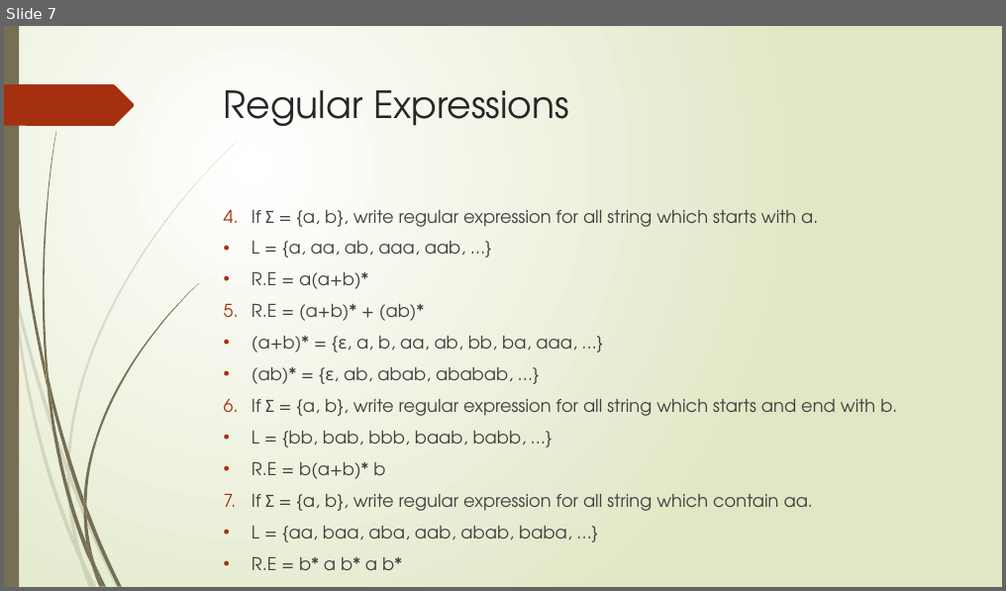
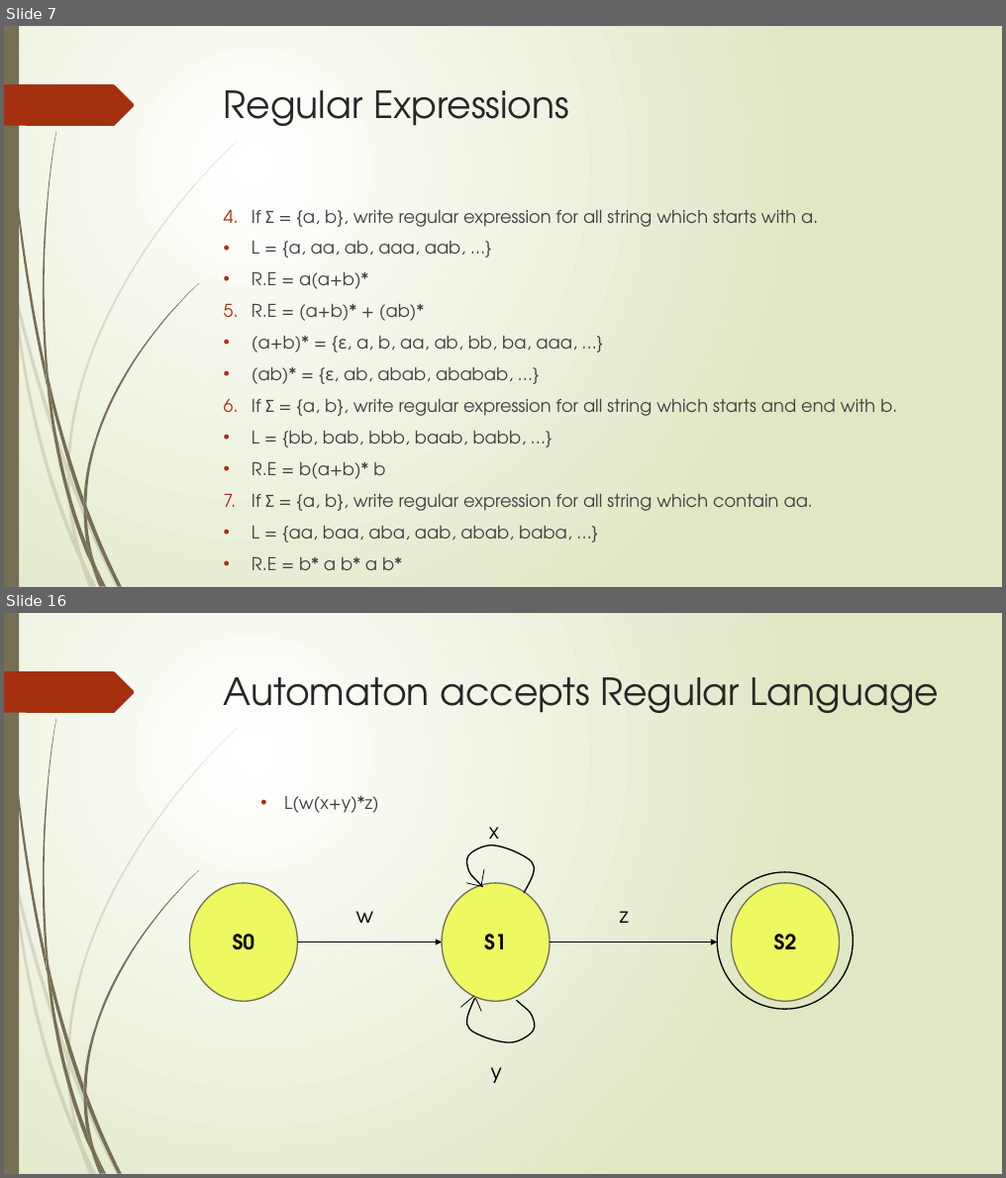
Before and after one commit to Federal-Urdu-University/Theory-of-Automata, a slide deck: Chap-2.pptx. Shown one above the other, each under a label of ours: slide 7 before the commit, slides 7 and 16 after it; the slides between them are not shown. The pictures are 1006x591 and 1006x1178 pixels, drawn with LibreOffice and Linux fonts; fonts in the diff are those of the drawing. Boxes give left, top, right and bottom in pixels: in the first picture for what was removed or moved away, otherwise in the second. Text is boxed around its words. In the diff, an @@ line names an element or a change of style, - is before the commit and + after.

```diff
--- a/Chap-2.pptx
+++ b/Chap-2.pptx
@@ slide 16 added at (4, 613, 1002, 1174), background gradient #FFFFFF to #DFE8C4; not listed: 24 template elements that a slide beside it also shows @@
@@ title added at (224, 677, 939, 713), 36 pt, text #262626 @@
+Automaton accepts Regular Language
@@ text added at (284, 796, 379, 813), 17 pt, text #404040 @@
+  • L(w(x+y)*z)
@@ freeform shape added at (466, 846, 534, 893), outline #000000 1.25 pt @@
@@ text added at (489, 827, 499, 848), 20 pt, text #000000 @@
+x
@@ line added from (484, 869) to (481, 885), #000000 0.75 pt @@
@@ ellipse added at (718, 872, 853, 1009), outline #000000 1.25 pt @@
@@ ellipse added at (190, 883, 297, 1001), fill #EEF961, outline #766F54 1.25 pt, 20 pt, text #000000, bold @@
+S0
@@ ellipse added at (442, 883, 549, 1001), fill #EEF961, outline #766F54 1.25 pt, 20 pt, text #000000, bold @@
+S1
@@ line added from (466, 883) to (482, 887), #000000 0.75 pt @@
@@ ellipse added at (732, 883, 840, 1001), fill #EEF961, outline #766F54 1.25 pt, 20 pt, text #000000, bold @@
+S2
@@ text added at (356, 911, 373, 923), 20 pt, text #000000 @@
+w
@@ text added at (620, 911, 629, 923), 20 pt, text #000000 @@
+z
@@ arrow added from (297, 943) to (442, 943), #000000 0.75 pt @@
@@ arrow added from (549, 943) to (718, 943), #000000 0.75 pt @@
@@ line added from (460, 1008) to (474, 996), #000000 0.75 pt @@
@@ freeform shape added at (464, 993, 536, 1047), outline #000000 1.25 pt @@
@@ line added from (475, 998) to (481, 1011), #000000 0.75 pt @@
@@ text added at (491, 1067, 502, 1083), 20 pt, text #000000 @@
+y
```
Also in this commit, not shown: 1 slide changed, 21 other slides added, 1 slide removed, 1 other file.
